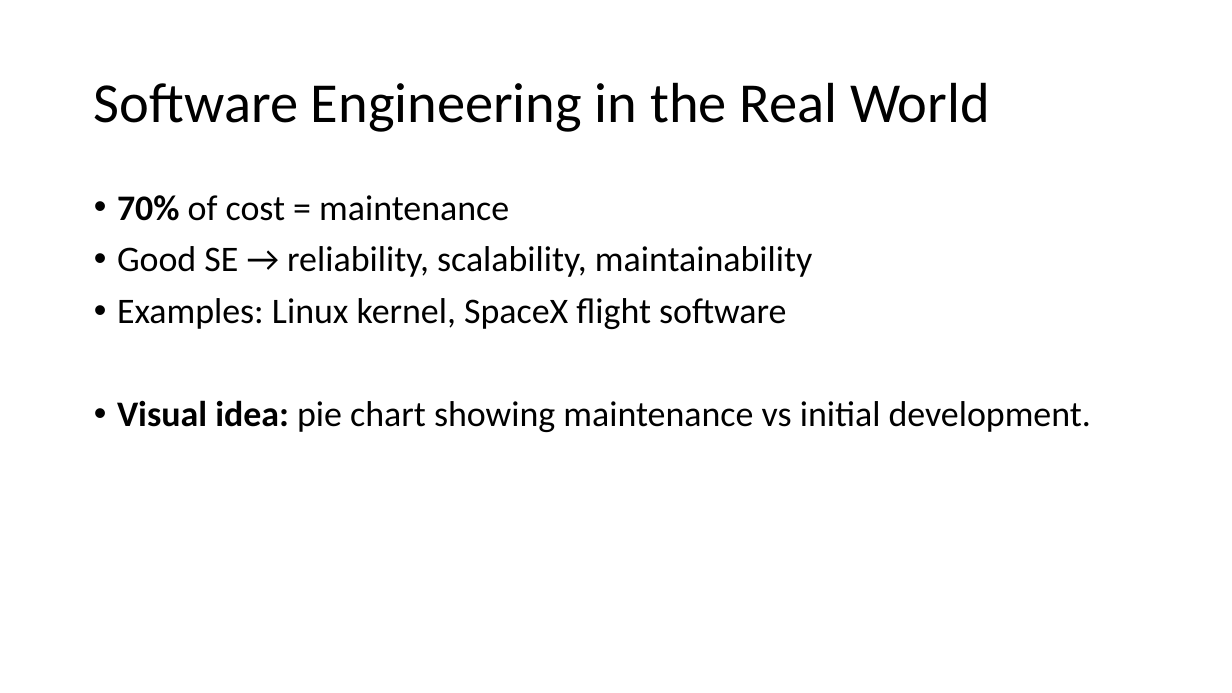
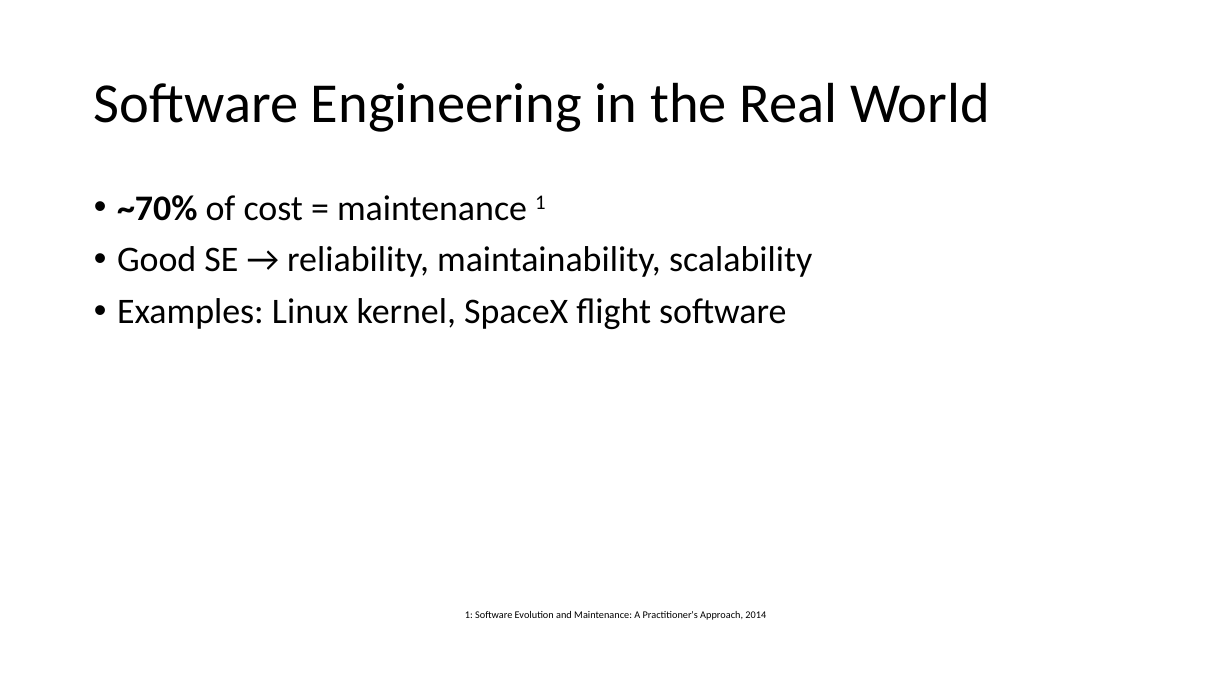
Before and after one commit to tongzhou80/cs6100, a slide deck: slide 18 of slides/Lecture1.pptx (slide 16 before the commit). Drawn at 1232x693 pixels with LibreOffice and Linux fonts; fonts in the diff are those of the drawing; background and template pictures are left out. Boxes give left, top, right and bottom in pixels: in the first picture for what was removed or moved away, otherwise in the second. Text is boxed around its words. In the diff, an @@ line names an element or a change of style, - is before the commit and + after.

Commit message:
updated lecture 1

```diff
--- a/slides/Lecture1.pptx
+++ b/slides/Lecture1.pptx
@@ text at [117, 195, 812, 277]: text changed @@
-• 70% of cost = maintenance
-• Good SE → reliability, scalability, maintainability
+• ~70% of cost = maintenance 1
+• Good SE → reliability, maintainability, scalability
@@ text at [117, 400, 1091, 432]: paragraph removed @@
-• Visual idea: pie chart showing maintenance vs initial development.
@@ text added at [465, 611, 766, 620], 8 pt, text #000000 @@
+1: Software Evolution and Maintenance: A Practitioner's Approach, 2014
```
Also in this commit, not shown: 6 other slides changed, 4 slides added, 1 slide removed, 1 other file.
